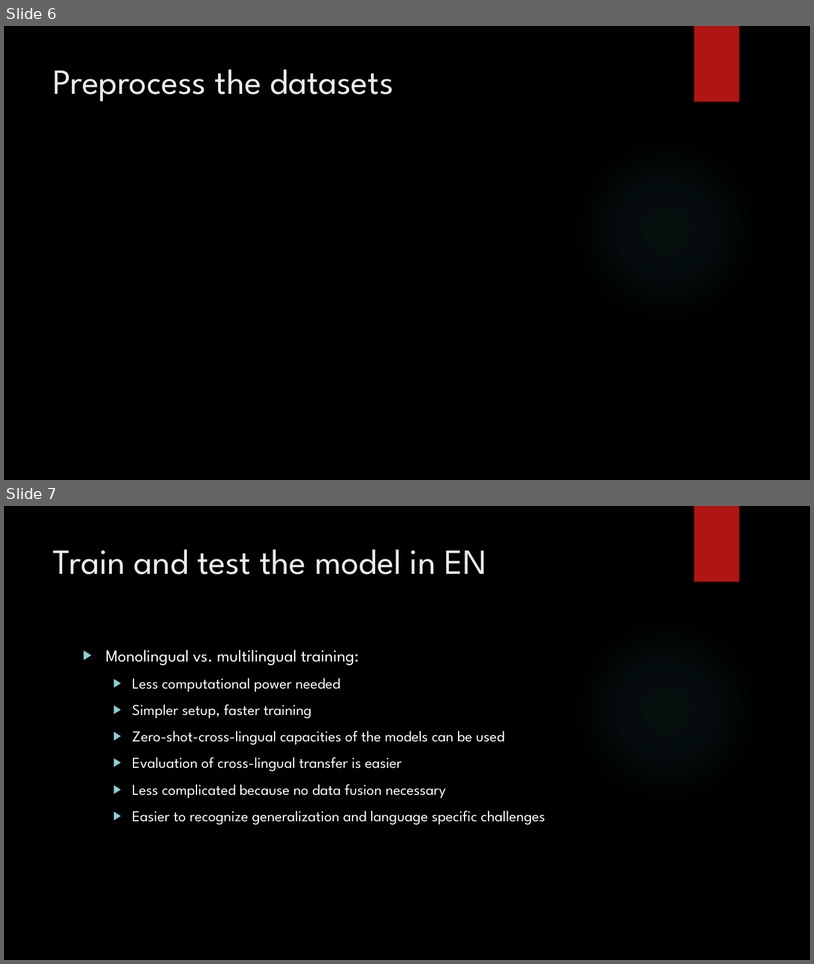
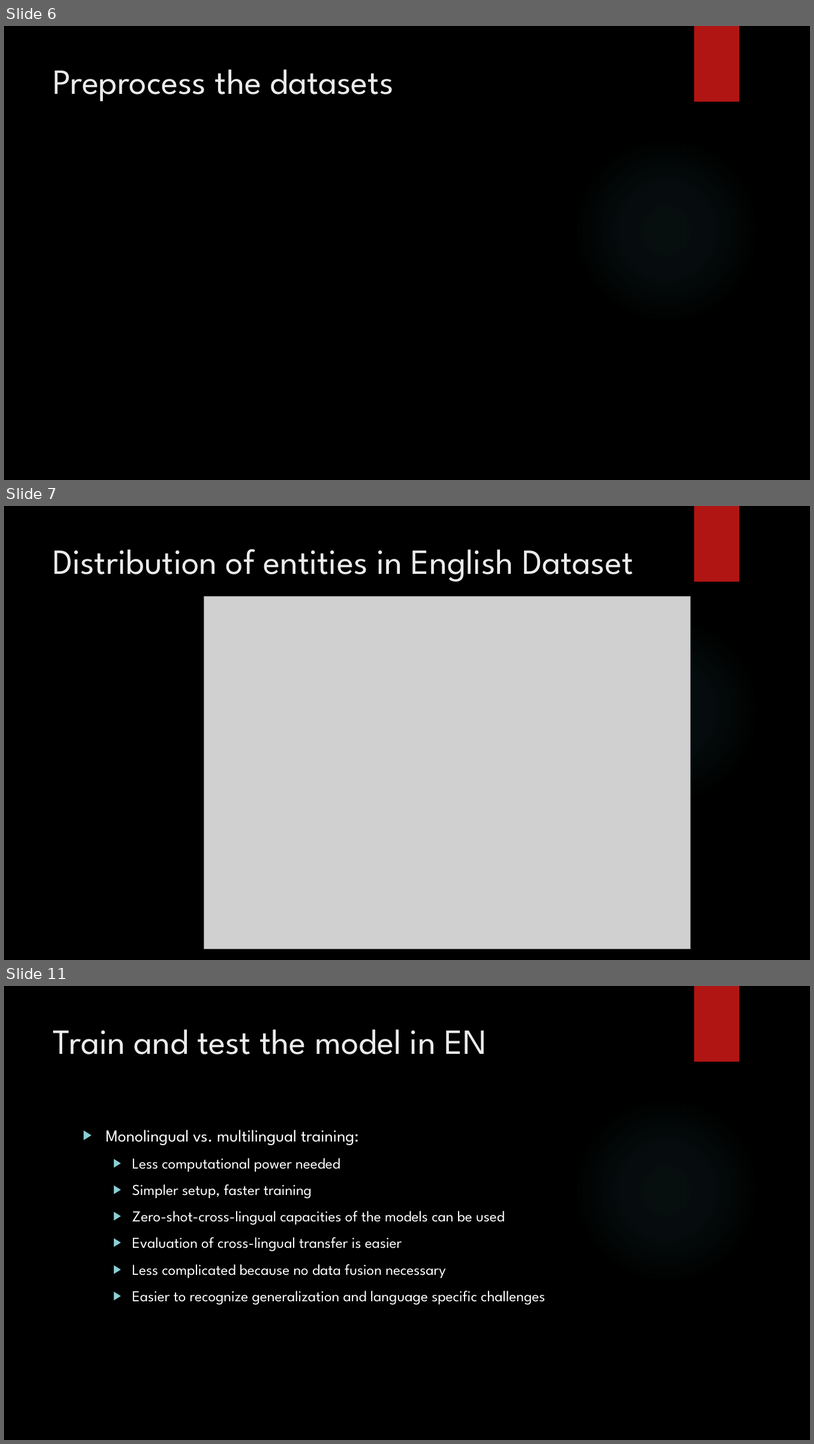
Before and after one commit to Beabir/TaskModule4_MNER, a slide deck: CAS NLP Module 4_jd_bb.pptx. Shown one above the other, each under a label of ours: slides 6 and 7 before the commit, slides 6, 7 and 11 after it; the slides between them are not shown. The pictures are 814x964 and 814x1444 pixels, drawn with LibreOffice and Linux fonts; fonts in the diff are those of the drawing; grey boxes stand for pictures; background and template pictures are left out. Boxes give left, top, right and bottom in pixels: in the first picture for what was removed or moved away, otherwise in the second. Text is boxed around its words. In the diff, an @@ line names an element or a change of style, - is before the commit and + after.

```diff
--- a/CAS NLP Module 4_jd_bb.pptx
+++ b/CAS NLP Module 4_jd_bb.pptx
@@ slide 7 added at (4,506,810,960), background picture (left out); not listed: 2 template elements that a slide beside it also shows @@
@@ title added at (53,549,633,582), 42 pt, text #EBEBEB @@
+Distribution of entities in English Dataset
@@ picture added at (204,597,690,949) @@
@@ what was slide 7 is now slide 11 @@
```
Also in this commit, not shown: 3 other slides added.
